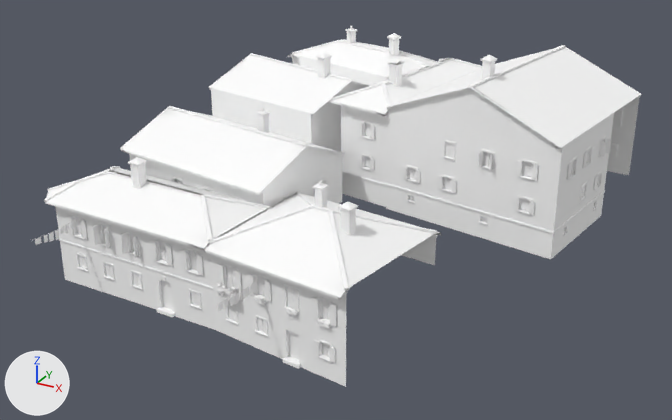
The glTF model games/yorimichi/assets/belmonte/meshes/SM_BM_BT_blk_20.glb: old version first, new version second.
Before and after are seen from a camera (50 mm lens) standing at (34.7, -67.1, 36.7) and looking at (-0.3, -3.5, 4.9). Lighting does not change. The marker at lower left points along +X, +Y and +Z. The older version comes first. Vertices at exactly the same position are counted once.

Names of what the first picture shows: 'SM_BM_BT_blk_20'.
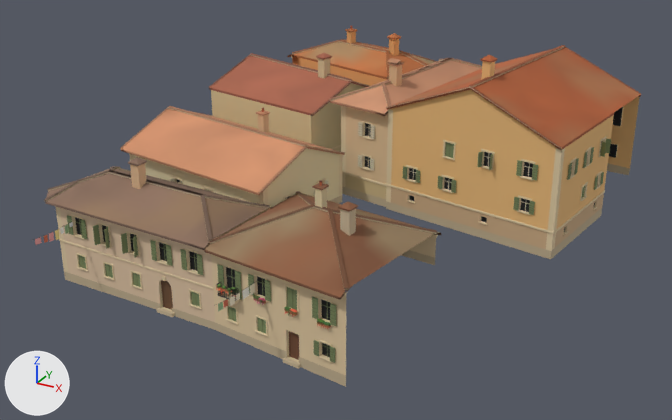
Location of each change, [x1, y1, x2, y2] in pixels of the pictures (672 x 420 px):
part 1 of me_sm_bt_blk_20, recoloured (white to beige)
    both: [33, 26, 641, 387]

The change, as a diff of the scene's bpy script:
```diff
--- a/games/yorimichi/assets/belmonte/meshes/SM_BM_BT_blk_20.glb.py
+++ b/games/yorimichi/assets/belmonte/meshes/SM_BM_BT_blk_20.glb.py
@@ me_sm_bt_blk_20 @@
 me_sm_bt_blk_20.from_pydata(...)  # 15426 vertices, 17863 faces; spans x -21.1..20.3, y -22.9..19.8, z -0.6..18.5
 # used by ob_sm_bm_bt_blk_20; location = (0.0, 0.0, 0.0)
+# me_sm_bt_blk_20 part 1: 17863 faces centred in x -21.0..20.3, y -22.9..19.8, z -0.5..18.2 are repainted in the vertex colours; the middle colour goes from white #ffffff to beige #d5b892
 me_sm_bt_blk_20.materials.append(mat_bm_000_m_stone_019)
```
